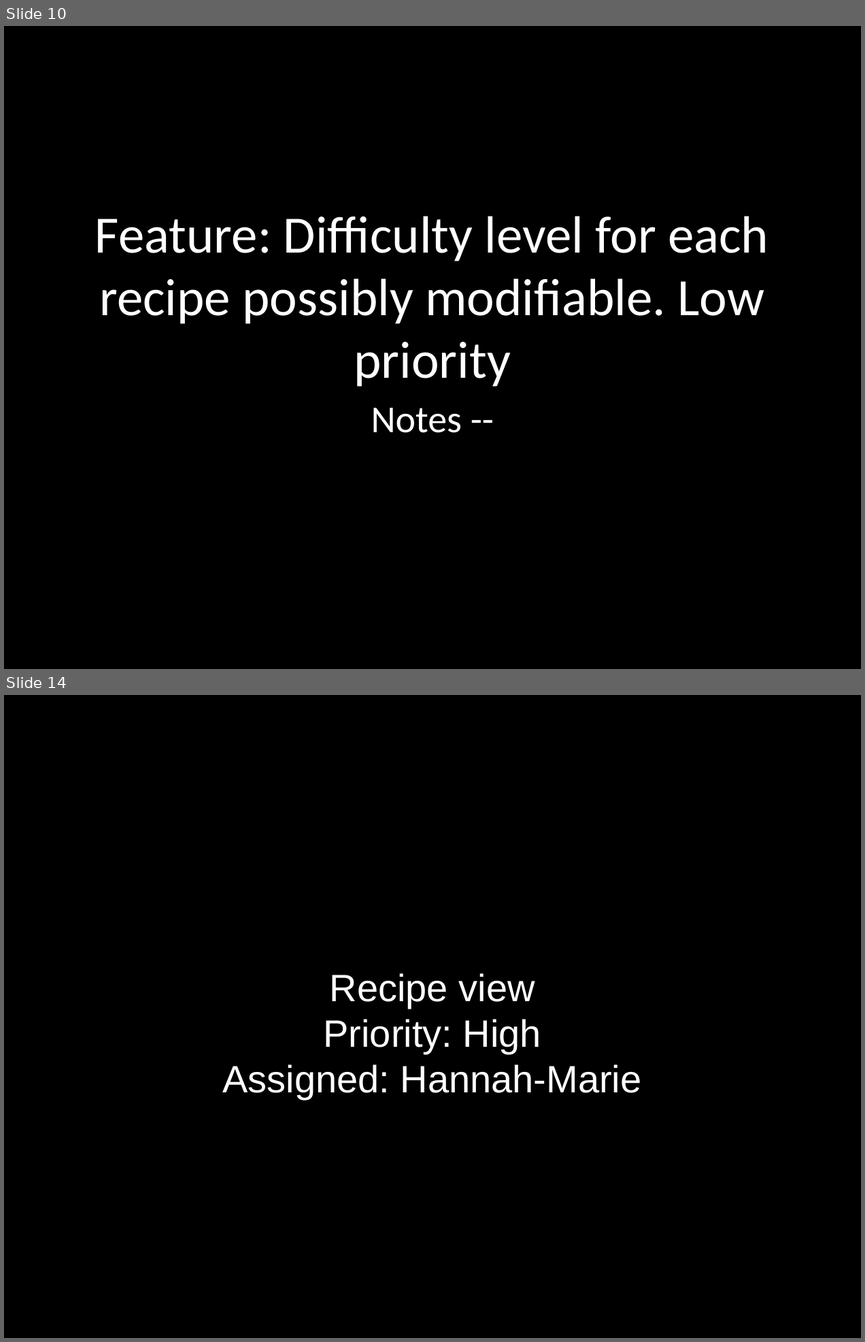
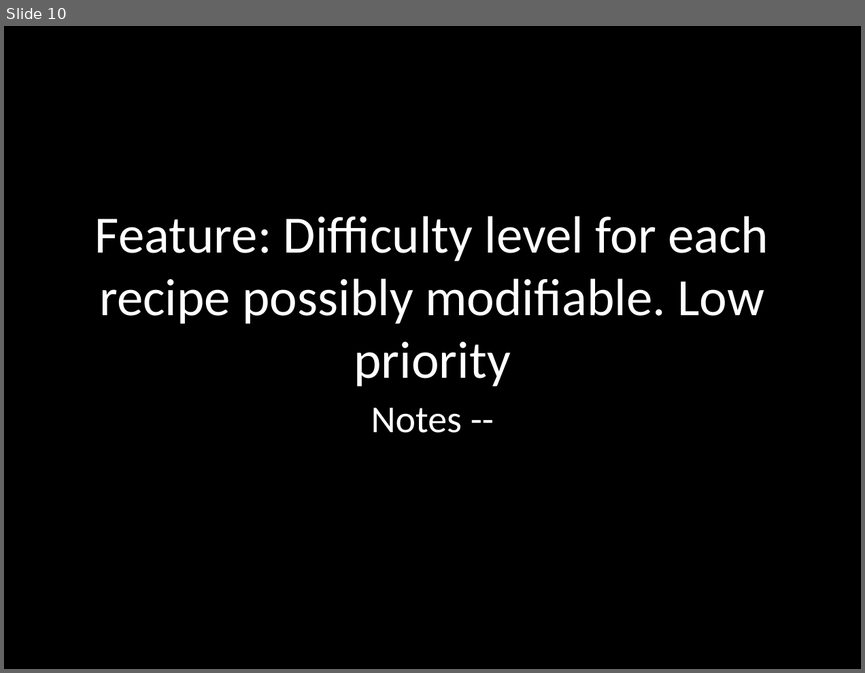
Before and after one commit to ucsdCSE110wi16/CSE110M240T7, a slide deck: CSE-110-Project-Cookbook.odp. Shown one above the other, each under a label of ours: slides 10 and 14 before the commit, slide 10 after it; the slides between them are not shown. The pictures are 865x1342 and 865x673 pixels, drawn with LibreOffice and Linux fonts; fonts in the diff are those of the drawing. Boxes give left, top, right and bottom in pixels: in the first picture for what was removed or moved away, otherwise in the second. Text is boxed around its words. In the diff, an @@ line names an element or a change of style, - is before the commit and + after.

```diff
--- a/CSE-110-Project-Cookbook.odp
+++ b/CSE-110-Project-Cookbook.odp
@@ slide 14 removed at [4, 695, 861, 1338], background #000000 @@
@@ subtitle removed at [222, 973, 642, 1100] @@
-Recipe view
-Priority: High
-Assigned: Hannah-Marie
```
Also in this commit, not shown: 3 slides changed, 5 slides added, 1 other slide removed.
